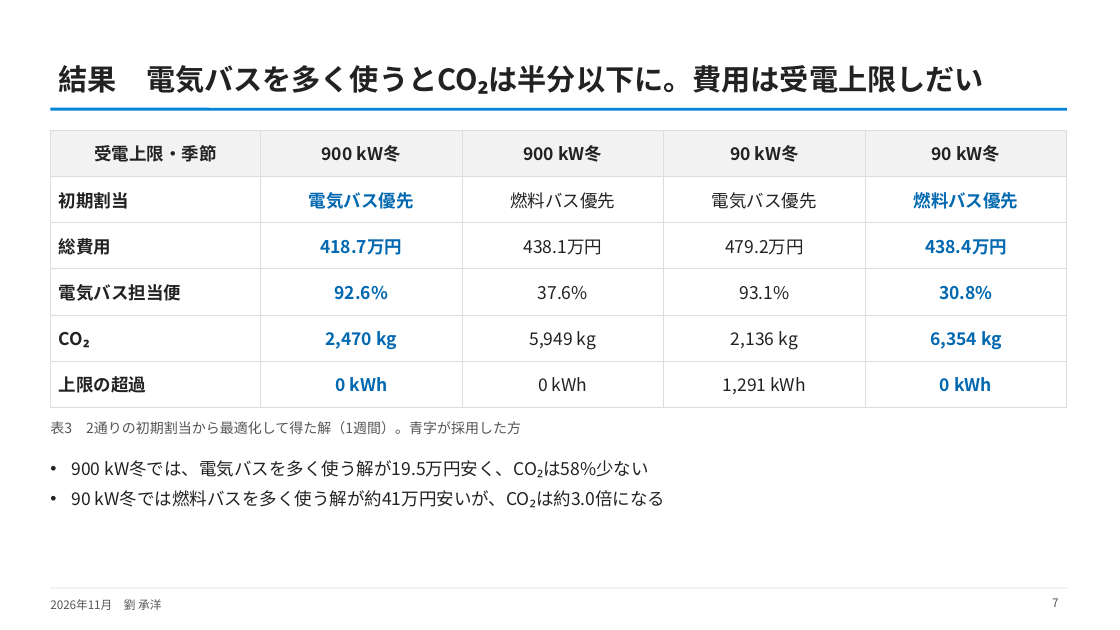
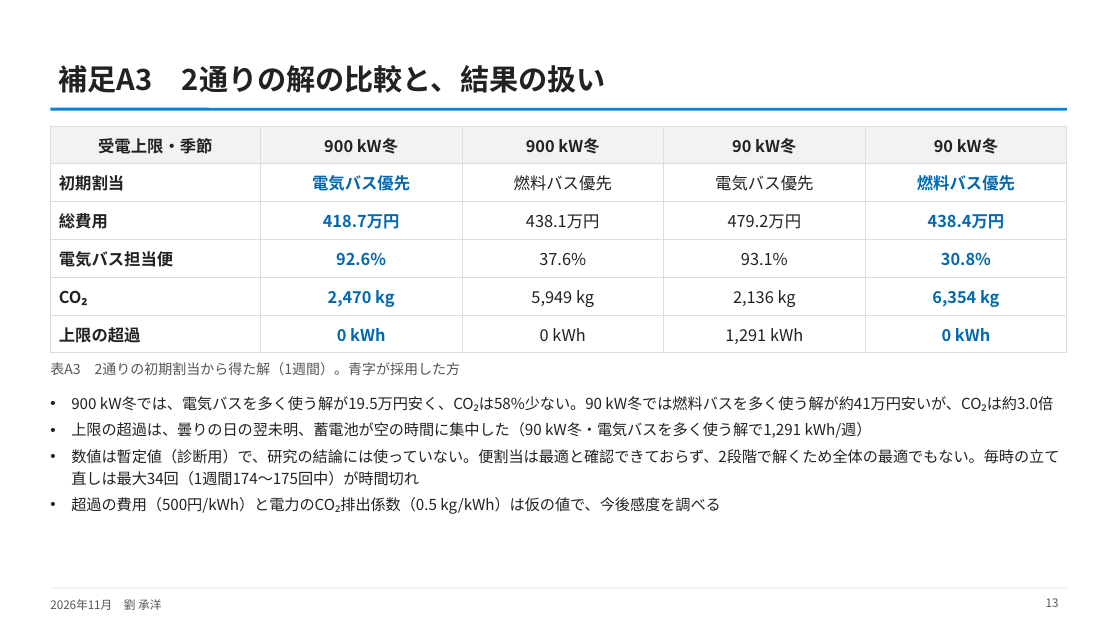
Before and after one commit to CYLIU2003/master-course, a slide deck: slide 13 of outcome/2026-11-16_nishiyama_consult/西山先生へのご相談_最新結果と3本目の柱.pptx (slide 7 before the commit). Drawn at 1120x630 pixels with LibreOffice and Linux fonts; fonts in the diff are those of the drawing. Boxes give left, top, right and bottom in pixels: in the first picture for what was removed or moved away, otherwise in the second. Text is boxed around its words. In the diff, an @@ line names an element or a change of style, - is before the commit and + after.

```diff
--- a/outcome/2026-11-16_nishiyama_consult/西山先生へのご相談_最新結果と3本目の柱.pptx
+++ b/outcome/2026-11-16_nishiyama_consult/西山先生へのご相談_最新結果と3本目の柱.pptx
@@ title at (x1=59, y1=65, x2=606, y2=93): text changed @@
-結果 電気バスを多く使うとCO₂は半分以下に。費用は受電上限しだい
+補足A3 2通りの解の比較と、結果の扱い
@@ table at (x1=50, y1=126, x2=1067, y2=348) @@
@@ size 15 to 14 pt @@
@@ table resized from (x1=50, y1=130, x2=1067, y2=398) to (x1=50, y1=126, x2=1067, y2=348) @@
@@ text at (x1=50, y1=362, x2=460, y2=375): text changed @@
-表3 2通りの初期割当から最適化して得た解（1週間）。青字が採用した方
+表A3 2通りの初期割当から得た解（1週間）。青字が採用した方
@@ text at (x1=71, y1=396, x2=1059, y2=514): text changed; size 15 to 13 pt @@
-• 900 kW冬では、電気バスを多く使う解が19.5万円安く、CO₂は58%少ない
-• 90 kW冬では燃料バスを多く使う解が約41万円安いが、CO₂は約3.0倍になる
+• 900 kW冬では、電気バスを多く使う解が19.5万円安く、CO₂は58%少ない。90 kW冬では燃料バスを多く使う解が約41万円安いが、CO₂は約3.0倍
+• 上限の超過は、曇りの日の翌未明、蓄電池が空の時間に集中した（90 kW冬・電気バスを多く使う解で1,291 kWh/週）
+• 数値は暫定値（診断用）で、研究の結論には使っていない。便割当は最適と確認できておらず、2段階で解くため全体の最適でもない。毎時の立て直しは最大34回（1週間174〜175回中）が時間切れ
+• 超過の費用（500円/kWh）と電力のCO₂排出係数（0.5 kg/kWh）は仮の値で、今後感度を調べる
@@ page number at (x1=1046, y1=598, x2=1059, y2=607): text changed @@
-7
+13
```
Also in this commit, not shown: 10 other slides changed, 3 slides added, 1 slide removed, 2 other files.
